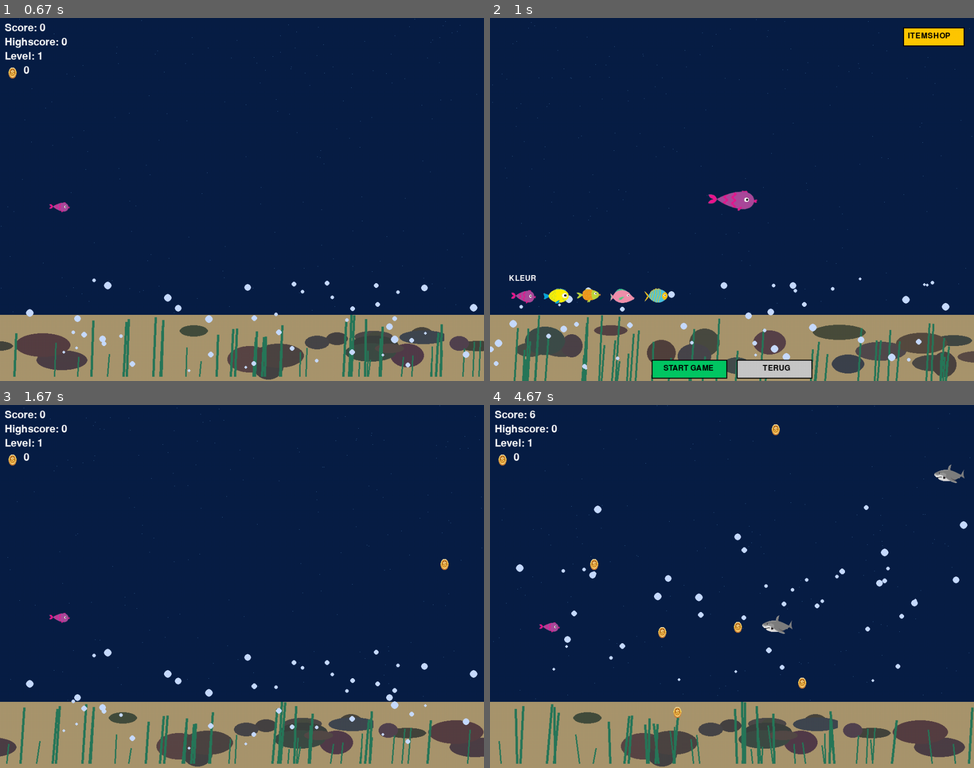
Above: before the commit, frames 1-4 (two rows, left to right).
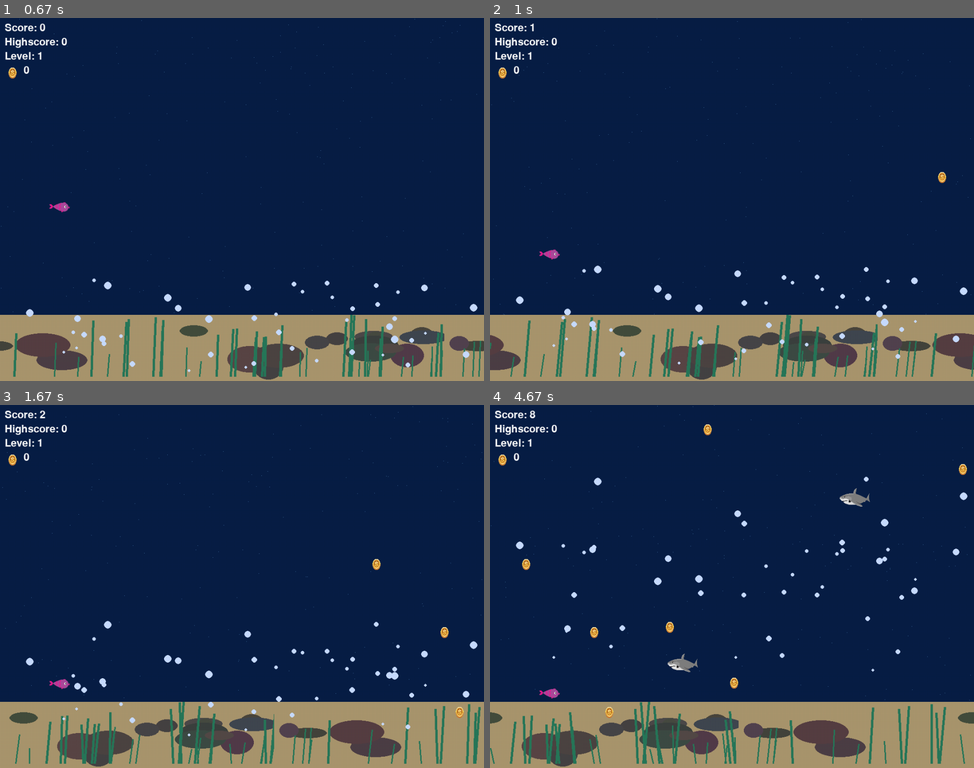
Above: after the commit, the same moments.

Repository: UCLL-introproject-2526/projectweek-46-alibi
Game: pygame game, started from main.py
Two runs of this game, one before a commit and one after it. Both use one fixed random seed, a clock stepped at 60 frames per second and the inputs below.
Inputs (mouse positions are in pixels of both pictures, inside the frame that each line leads up to):
- Up to frame 1 (0.67 s): click "START GAME" at 0.38 s
- Up to frame 2 (1 s): hold Tab from 0.67 s (still down); hold Down from 0.67 s (still down); move the mouse to (722, 243) at 0.7 s
- Up to frame 3 (1.67 s): release Tab at 1.13 s; release Down at 1.13 s; click (198, 757) at 1.22 s, where only the run before the commit has a clickable "START GAME"; hold Down from 1.5 s (still down)
- Up to frame 4 (4.67 s): release Down at 1.97 s; hold Up 2-2.37 s; hold Down 2.4-2.77 s; hold Up 2.8-3.1 s; hold Down 3.13-3.43 s; hold Up 3.47-3.83 s; hold Down 3.87-4.23 s; hold Up 4.27-4.57 s; hold Down from 4.6 s (still down)

Frame 1 is identical in both runs. In frame 2, 12% of the frame differs, in the area x 0-100%, y 0-100%; in frame 3, 9.3%; in frame 4, 10%.

Commit message:
boss fight

Diff:
--- a/sharks.py
+++ b/sharks.py
@@ -123,6 +123,9 @@
         time += 1
 
         # events
+        # -------------------------------
+        #   EVENTS
+        # -------------------------------
         for event in pygame.event.get():
             if event.type == pygame.QUIT:
                 return "quit"
@@ -130,18 +133,20 @@
             if event.type == pygame.KEYDOWN:
                 if event.key == pygame.K_ESCAPE:
                     return "home"
-            if event.type == pygame.KEYDOWN:
-                if event.key == pygame.K_TAB:
+
+                if game_over and event.key == pygame.K_TAB:
                     return "locker"
 
-                if game_over and event.key == pygame.K_RETURN or event.key == pygame.K_TAB:
+                if game_over and event.key == pygame.K_RETURN:
                     player_y = HEIGHT // 2
                     sharks.clear()
+                    laser_bullets.clear()
                     score = 0
                     score_timer = 0
                     level = 1
                     game_over = False
                     boss_active = False
+                    boss_defeated_this_level = False
                     laser_active = False
                     laser_timer = 0
                     fire_timer = 0
@@ -149,15 +154,21 @@
                     chest_rect = None
                     previous_chest_level = 0
 
+
+
+
         # -------------------------------
         #   GAME LOGICA
         # -------------------------------
         if not game_over:
             # score
-            score_timer += 1
-            if score_timer >= 30:
-                score += 1
-                score_timer = 0
+            # score (pauze tijdens boss fight)
+            if not boss_active:
+                score_timer += 1
+                if score_timer >= 30:
+                    score += 1
+                    score_timer = 0
+
 
             chest_level = score // 50
             if chest_level > previous_chest_level:
@@ -257,16 +268,27 @@
                     highscore = max(scores)
 
             # laser bullets
-            if laser_active:
-                fire_timer -= 1
-                if fire_timer <= 0:
-                    laser_bullets.append(pygame.Rect(player_x + FISH_W, player_y + FISH_H//2 - 2, 20, 4))
-                    fire_timer = random.randint(10, 30)
-
-            for bullet in laser_bullets[:]:
-                bullet.x += 10
-                if bullet.x > WIDTH:
-                    laser_bullets.remove(bullet)
+                can_shoot = laser_active or boss_active
+
+                if can_shoot:
+                    fire_timer -= 1
+                    if fire_timer <= 0:
+                        laser_bullets.append(
+                            pygame.Rect(player_x + FISH_W, player_y + FISH_H//2 - 2, 20, 4)
+                        )
+                        fire_timer = random.randint(8, 15)  # iets sneller schieten bij boss
+
+
+                    for bullet in laser_bullets[:]:
+                        bullet.x += 10
+                        if bullet.x > WIDTH:
+                            laser_bullets.remove(bullet)
+
+                for bullet in laser_bullets[:]:
+                    bullet.x += 10
+                    if bullet.x > WIDTH:
+                        laser_bullets.remove(bullet)
+
 
             # collision bullets with sharks
             for bullet in laser_bullets[:]:
